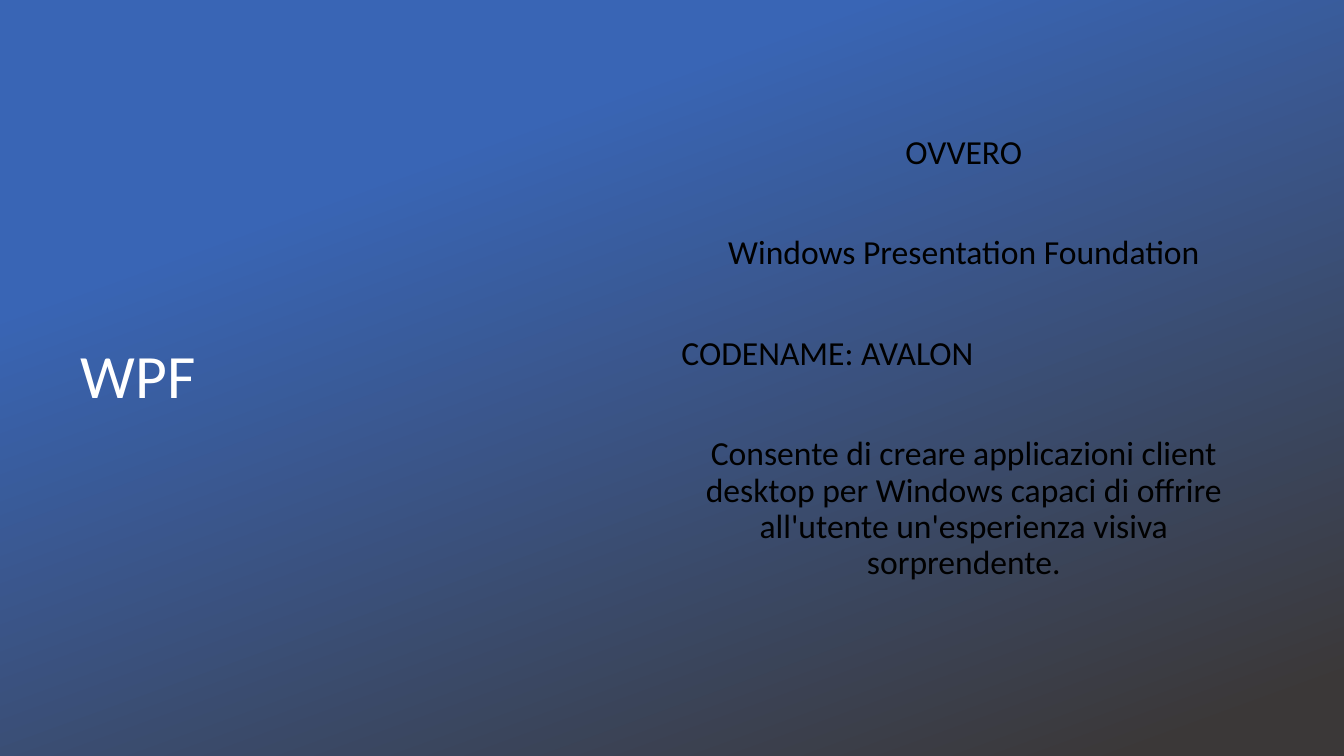
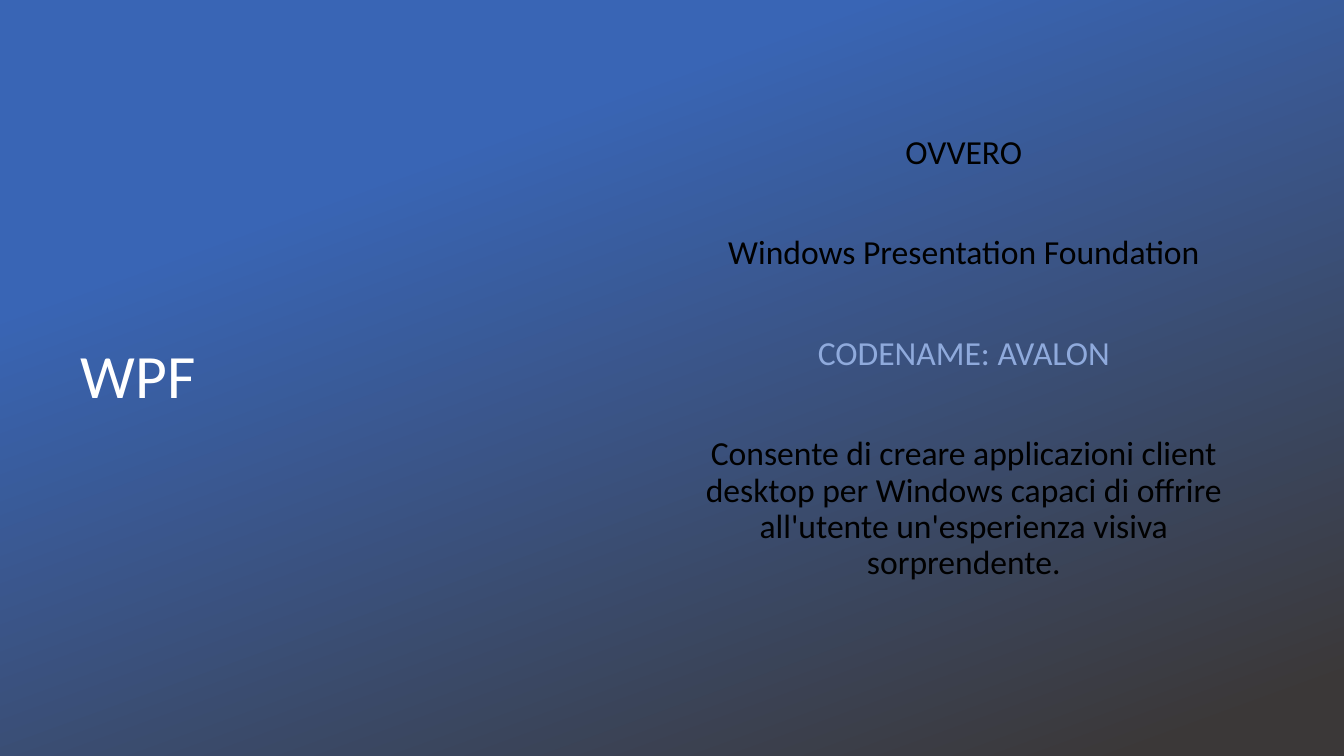
Before and after one commit to danieleromanazzi/wpf-tutorial, a slide deck: slide 2 of wpf-tutorial.pptx. Drawn at 1344x756 pixels with LibreOffice and Linux fonts; fonts in the diff are those of the drawing; background and template pictures are left out. Boxes give left, top, right and bottom in pixels: in the first picture for what was removed or moved away, otherwise in the second. Text is boxed around its words. In the diff, an @@ line names an element or a change of style, - is before the commit and + after.

```diff
--- a/wpf-tutorial.pptx
+++ b/wpf-tutorial.pptx
@@ text at (818, 343, 1110, 365): text colour #000000 to #8FAADC in "CODENAME: AVALON"; alignment left to centre @@
```
Also in this commit, not shown: 2 slides added, 2 other files.
